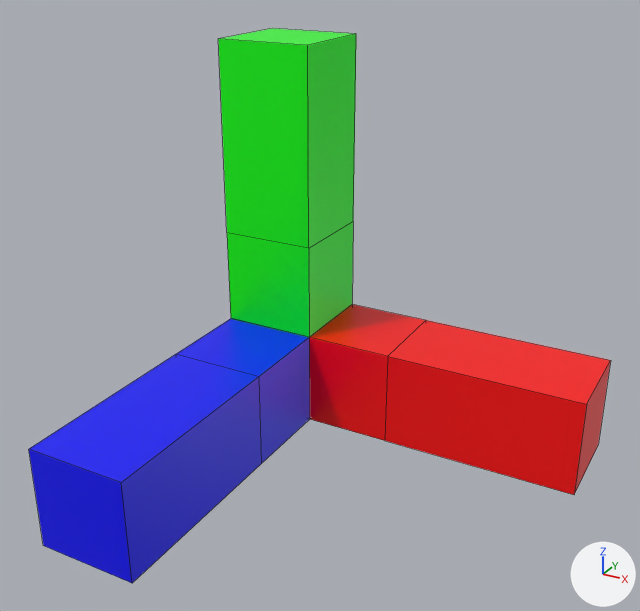
A saved change to the OBJ model Resources/axis/axis.obj.
The view is the same before and after, from a 50 mm lens placed at (2.81, -4.73, 2.75), pointed at (0.58, -0.67, 0.72). Arrows for +X, +Y and +Z are at lower right; the lights stay in place. Mesh edges are drawn as thin lines. Where no turn or scale is listed for an object, it has been applied to the vertices.
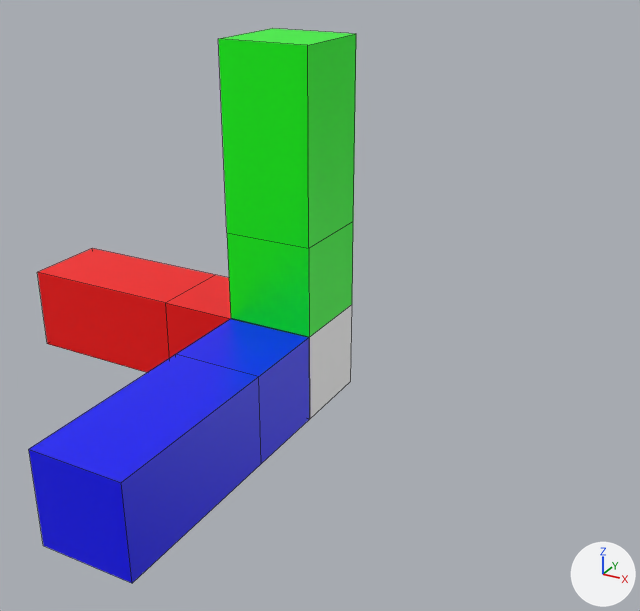
Changed parts and their boxes (x1, y1, x2, y2) in the pictures (640 x 611 px; the box of a moved part takes in the faces that stretch with it):
'Cube', reshaped (44% narrower)
    before: (29, 28, 611, 583)
    after: (29, 28, 356, 583)
part 1 of me_cube, moved or reshaped
    before: (177, 304, 611, 495)
    after: (37, 248, 310, 464)
part 2 of me_cube, surface changed
    both: (249, 34, 356, 465)

The change, as a diff of the scene's bpy script:
```diff
--- a/Resources/axis/axis.obj.py
+++ b/Resources/axis/axis.obj.py
@@ me_cube @@
 # used by ob_cube; location = (0.0, 0.0, 0.0)
-me_cube.from_pydata(...)  # 44 vertices, 36 faces; spans x -0.3..2.05, y -2.1..0.3, z -0.3..2.09
+me_cube.from_pydata(...)  # 44 vertices, 36 faces; spans x -2.05..0.3, y -2.1..0.3, z -0.3..2.09
+# me_cube part 1
+# 12 vertices are removed from x 0.3..2.05, y -0.3..0.3, z -0.3..0.3
+# 15 faces are deleted
+# 12 vertices are added at x -2.05..-0.3, y -0.3..0.3, z -0.3..0.3
+# 15 new faces join them
+# me_cube part 2: 8 kept faces spanning x -0.3..0.3, y -2.1..0.3, z -0.3..2.09 get new texture (UV) coordinates
 me_cube.materials.append(mat_material)
```
